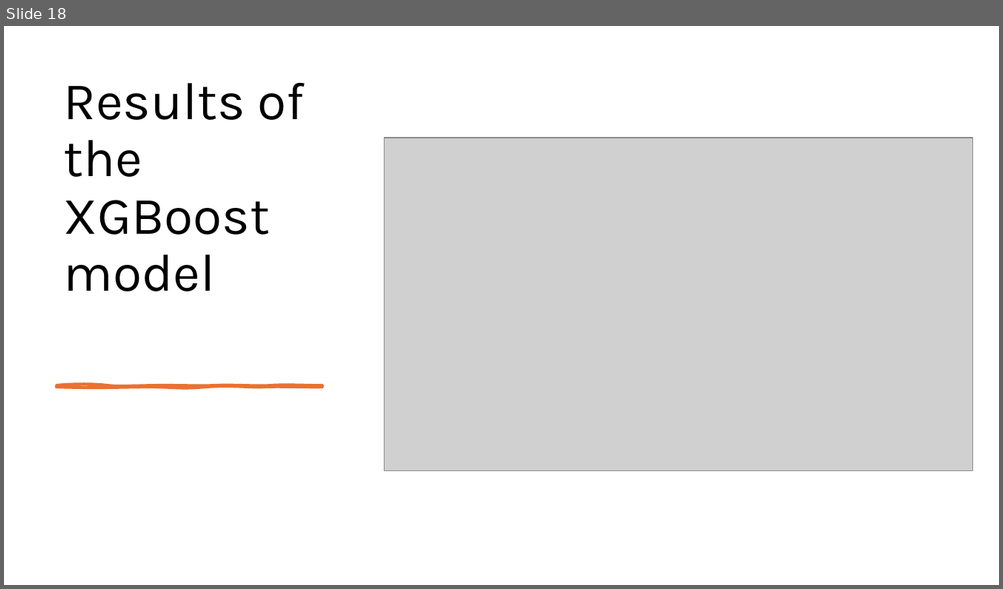
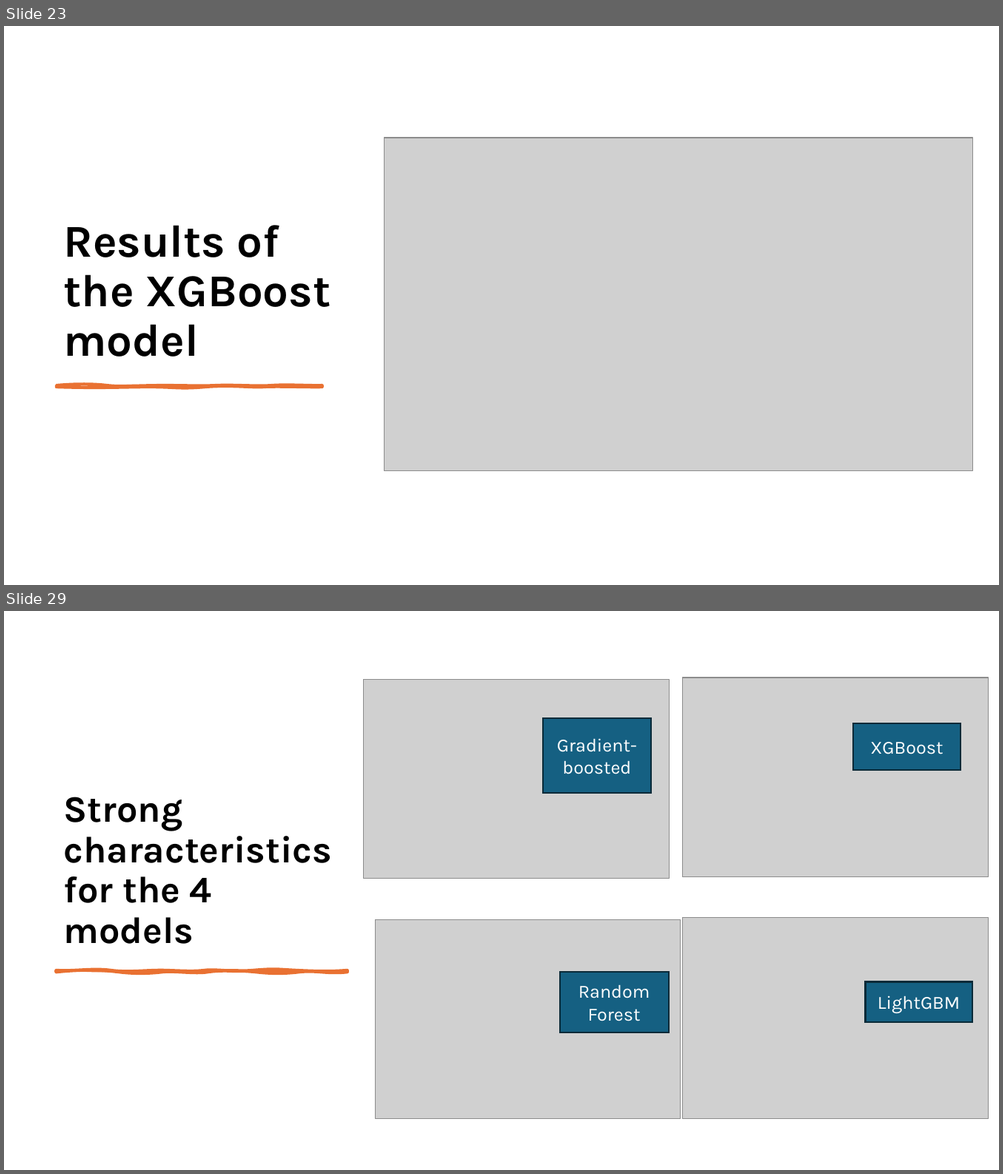
Before and after one commit to AdnanAzem/Malicious-URL-Detection, a slide deck: Malicious-URL-Detection.pptx. Shown one above the other, each under a label of ours: slide 18 before the commit, slides 23 and 29 after it; the slides between them are not shown. The pictures are 1003x589 and 1003x1174 pixels, drawn with LibreOffice and Linux fonts; fonts in the diff are those of the drawing; grey boxes stand for pictures. Boxes give left, top, right and bottom in pixels: in the first picture for what was removed or moved away, otherwise in the second. Text is boxed around its words. In the diff, an @@ line names an element or a change of style, - is before the commit and + after.

```diff
--- a/Malicious-URL-Detection.pptx
+++ b/Malicious-URL-Detection.pptx
@@ slide 29 added at box(4, 611, 999, 1170), background #FFFFFF @@
@@ picture added at box(364, 680, 669, 879) @@
@@ picture added at box(683, 678, 987, 877) @@
@@ rectangle added at box(543, 718, 651, 793), fill #156082, outline #092A39 1.5 pt, 18 pt, text #FFFFFF @@
+Gradient-boosted
@@ rectangle added at box(853, 723, 961, 770), fill #156082, outline #092A39 1.5 pt, 18 pt, text #FFFFFF @@
+XGBoost
@@ title added at box(64, 797, 332, 944), 36 pt, text #000000, bold @@
+Strong characteristics for the 4 models
@@ picture added at box(375, 920, 680, 1119) @@
@@ picture added at box(683, 917, 987, 1119) @@
@@ freeform shape added at box(57, 971, 347, 972), fill #E97132, outline #E97132 3.25 pt @@
@@ rectangle added at box(560, 972, 669, 1033), fill #156082, outline #092A39 1.5 pt, 18 pt, text #FFFFFF @@
+Random Forest
@@ rectangle added at box(865, 982, 972, 1023), fill #156082, outline #092A39 1.5 pt, 18 pt, text #FFFFFF @@
+LightGBM
@@ what was slide 18 is now slide 23 @@
@@ slide 23 changed as well @@
@@ title "Results of the XGBoost model": place and size @@
-title "Results of the XGBoost model" at box(64, 82, 304, 292)
+title "Results of the XGBoost model" at box(64, 225, 330, 357)
@@ title "Results of the XGBoost model" at box(64, 225, 330, 357): size 51 to 44 pt, bold on @@
```
Also in this commit, not shown: 19 other slides changed, 9 other slides added, 21 other files.
